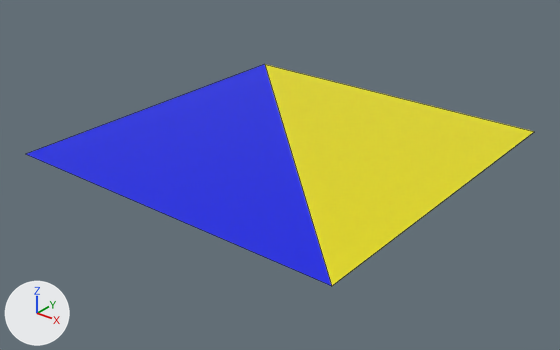
The glTF model cube.glb as it was, and as the next commit left it.
Both versions are drawn from a 50 mm lens placed at (2.428, -3.108, 2.709), pointed at (0.013, -0.09, 0.838). Every picture has the same lights, and +X, +Y and +Z are marked at lower left. Mesh edges are drawn as thin lines. Vertices at the same position are counted once.

Script lines for the objects in view, before the commit:
```python
me_cube = bpy.data.meshes.new('Cube')
me_cube.from_pydata(...)  # 4 vertices, 2 faces; spans x -1.0..1.0, y -1.0..1.0, z 1.0
# faces by material slot: [1, 1]
me_cube.materials.append(mat_material_004)  # yellow #e7de00
me_cube.materials.append(mat_material_003)  # blue #0019e7
# before: 0 (-1.0, 1.0, 1.0) at pixel (264, 64), 1 (1.0, -1.0, 1.0) at pixel (331, 286), 3 (-1.0, -1.0, 1.0) at pixel (25, 154)
ob_cube = bpy.data.objects.new('Cube', me_cube)
ob_cube.location = (0.0, 0.0, 0.0)
```
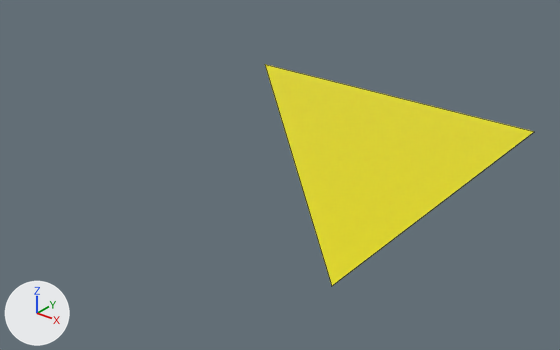
What differs and where, as boxes [x1, y1, x2, y2] in the pictures (560 x 350 px):
'Cube', reshaped (47% narrower)
    before: [26, 64, 534, 286]
    after: [265, 64, 534, 286]
part 1 of me_cube, deleted (blue)
    before: [26, 64, 332, 286]

Diff of the bpy script that builds the scene:
```diff
--- a/cube.glb.py
+++ b/cube.glb.py
@@ me_cube @@
 me_cube.from_pydata(...)  # 4 vertices, 2 faces; spans x -1.0..1.0, y -1.0..1.0, z 1.0
 # used by ob_cube; location = (0.0, 0.0, 0.0)
 # verts and faces of me_cube; kept vertices keep their numbers, new ones are numbered from 4
+# me_cube part 1
+delete_vertices([3])  # with the faces that use them
 me_cube.materials.append(mat_material_004)
-me_cube.materials.append(mat_material_003)  # blue #0019e7
```
